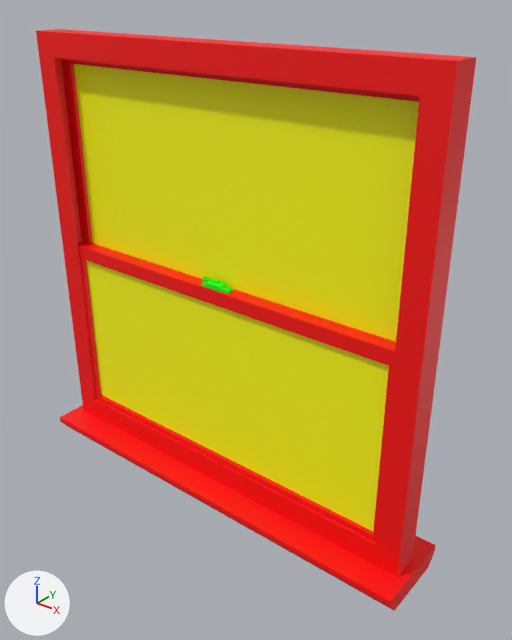
The glTF model assets/windows/window_hung_48x44.glb: old version first, new version second.
Before and after are seen from a 50 mm lens placed at (5.159, 1.707, 2.325), pointed at (4.092, 3.04, 1.498). Every picture has the same lights, and +X, +Y and +Z are marked at lower left. Where no turn or scale is listed for an object, it has been applied to the vertices. Vertices at the same position are counted once.

In view in the first picture: 'window_hung_48x44'.
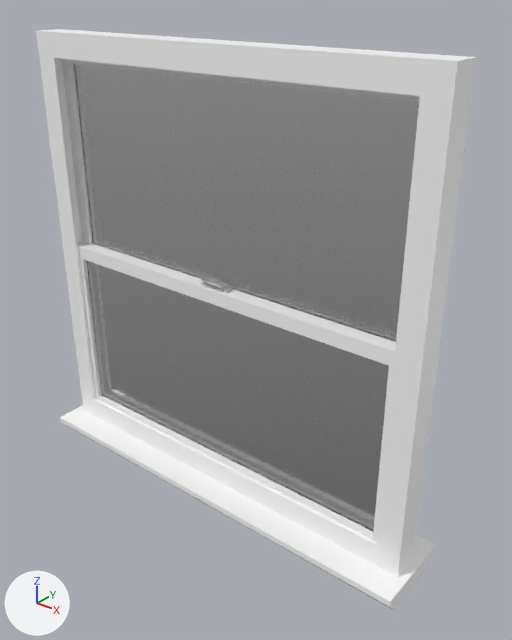
Pixel boxes [x1, y1, x2, y2] of what changed, in the pictures (512 x 640 px):
part 1 of me_mesh_015, recoloured (red to white)
    both: [36, 29, 476, 611]
part 2 of me_mesh_015, recoloured (yellow to white)
    both: [74, 64, 419, 531]
part 3 of me_mesh_015, recoloured (green to white)
    both: [201, 277, 233, 294]

Edits to the bpy script that builds the scene:
```text
Add mat_metal_material:
    mat_metal_material = principled_material('Metal_Material')
    mat_metal_material.base_color = (0.8, 0.8, 0.8)  # white #e7e7e7
    mat_metal_material.metallic = 1.0
    mat_metal_material.roughness = 0.3
Add mat_frame_material:
    mat_frame_material = principled_material('Frame_Material')
    mat_frame_material.base_color = (1.0, 1.0, 1.0)  # white #ffffff
Add mat_glass_material:
    mat_glass_material = principled_material('Glass_Material')
    mat_glass_material.base_color = (0.8, 0.8, 0.8)  # white #e7e7e7
    mat_glass_material.roughness = 0.1
    mat_glass_material.ior = 1.45
    mat_glass_material.transmission_weight = 1.0
Change me_mesh_015:
    where me_mesh_015.from_pydata(...)  # 202 vertices, 388 faces; spans x 3.365..4.635, y 2.879..3.121, z 0.916..2.19
    used by ob_window_hung_48x44; location = (0.0, 0.0, 0.0)
    me_mesh_015 part 1: all 152 faces that had it switch from mat_window_primary_mat (red #ff0000) to mat_frame_material (white #ffffff)
    me_mesh_015 part 2: all 24 faces that had it switch from mat_window_secondary_mat (yellow #ffff00) to mat_glass_material (white #e7e7e7)
    me_mesh_015 part 3: all 212 faces that had it switch from mat_window_tertiary_mat (green #00ff00) to mat_metal_material (white #e7e7e7)
```
